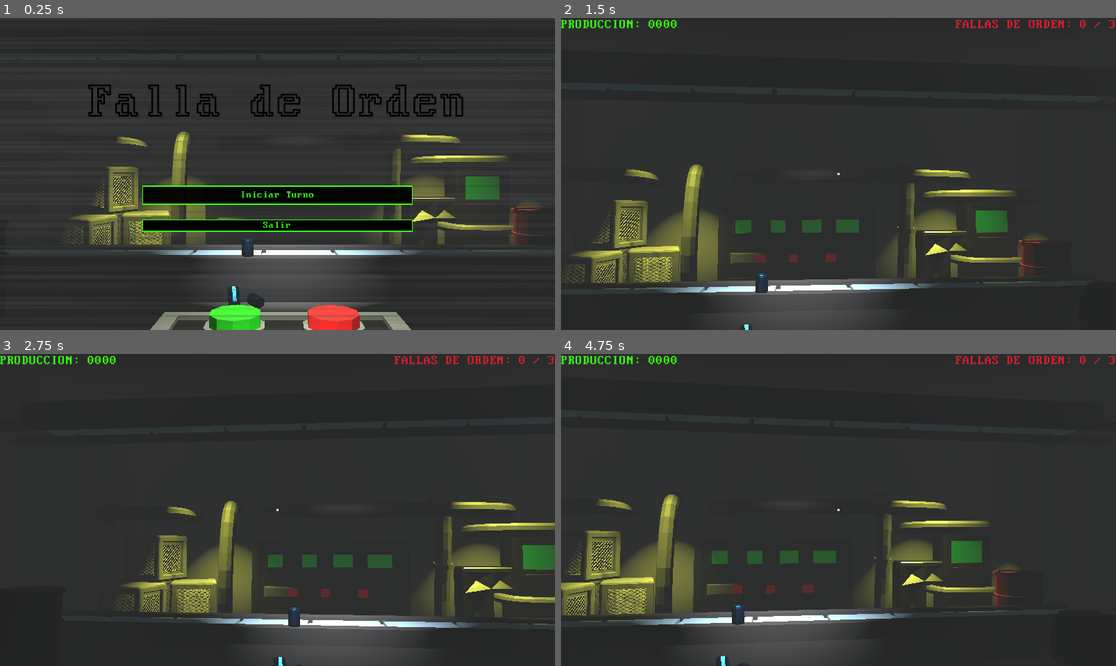
Above: before the commit, frames 1-4 (two rows, left to right).
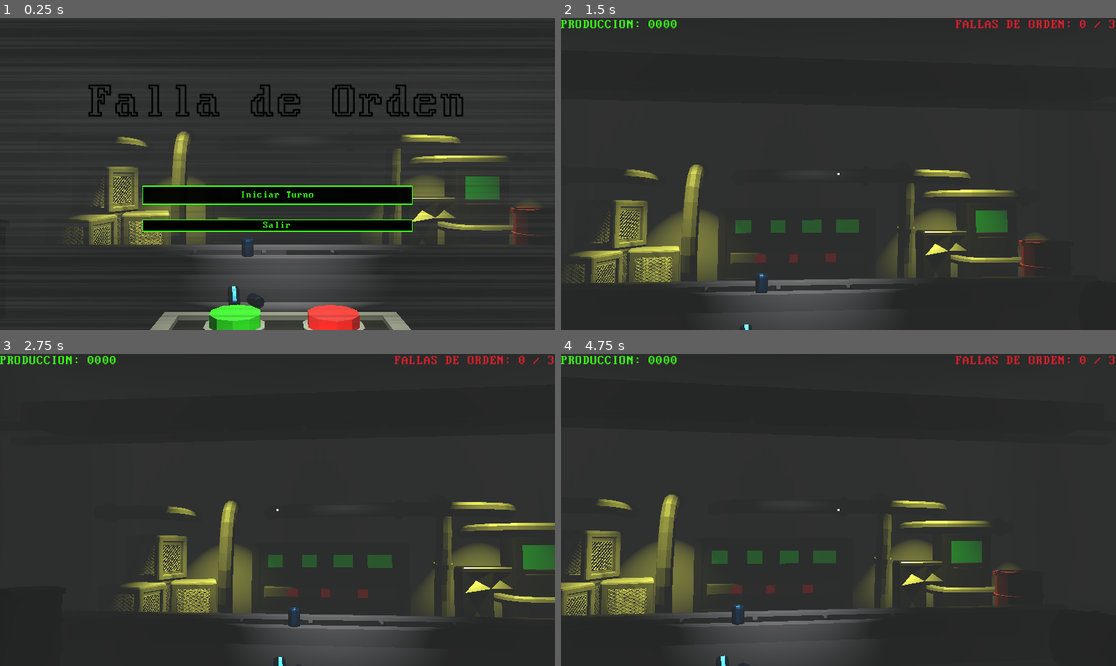
Above: after the commit, the same moments.

Repository: deffeu1/falla-de-orden
Game: Godot game, scene res://Escenas/MenuPrincipal.tscn
Two runs of this game, one before a commit and one after it. Both use one fixed random seed, a clock stepped at 60 frames per second and the inputs below.
Inputs (mouse positions are in pixels of both pictures, inside the frame that each line leads up to):
- Up to frame 1 (0.25 s): no input
- Up to frame 2 (1.5 s): click "Iniciar Turno" at 0.5 s; tap Enter at 1.25 s; move the mouse to (866, 174) at 1.27 s; click (866, 174) at 1.42 s
- Up to frame 3 (2.75 s): move the mouse to (249, 510) at 2.02 s; click (249, 510) at 2.17 s
- Up to frame 4 (4.75 s): move the mouse to (849, 503) at 2.77 s; click (849, 503) at 2.92 s; move the mouse to (832, 516) at 3.52 s; click (832, 516) at 3.67 s; move the mouse to (877, 513) at 4.27 s; click (877, 513) at 4.42 s

The runs differ from the first frame. In frame 1, 0.7% of the frame differs, in the area x 19-95%, y 74-76%; in frame 2, 0.9%; in frame 3, 0.8%; in frame 4, 0.9%, in the area x 3-82%, y 82-87%.

Commit message:
shader pa las cintas

Diff:
--- a/Escenas/main.tscn
+++ b/Escenas/main.tscn
@@ -5,7 +5,22 @@
 [ext_resource type="PackedScene" uid="uid://c1s1n8m1wbax4" path="res://Escenas/Interfaz.tscn" id="2_7xwpo"]
 [ext_resource type="Script" uid="uid://c8qrupiyd3xwk" path="res://scripts/camera_3d.gd" id="4_2ia52"]
 [ext_resource type="Script" uid="uid://cjm6gehxlkglg" path="res://scripts/luz_titilante.gd" id="4_7xwpo"]
+[ext_resource type="Shader" uid="uid://cy7wbahiw5rlk" path="res://escenarios/new_shader.gdshader" id="4_s2ilj"]
 [ext_resource type="PackedScene" uid="uid://c266dyjev36i1" path="res://escenarios/atril.glb" id="6_crgrh"]
+
+[sub_resource type="ShaderMaterial" id="ShaderMaterial_s2ilj"]
+render_priority = 0
+shader = ExtResource("4_s2ilj")
+shader_parameter/color_cinta = Color(0.05, 0.05, 0.05, 1)
+shader_parameter/velocidad = Vector2(0, 0.3)
+shader_parameter/cantidad_lineas = 20.0
+
+[sub_resource type="ShaderMaterial" id="ShaderMaterial_ktoa8"]
+render_priority = 0
+shader = ExtResource("4_s2ilj")
+shader_parameter/color_cinta = Color(0.05, 0.05, 0.05, 1)
+shader_parameter/velocidad = Vector2(0, 0.2)
+shader_parameter/cantidad_lineas = 20.0
 
 [sub_resource type="BoxShape3D" id="BoxShape3D_0kh0y"]
 size = Vector3(8.840698, 12.341339, 1)
@@ -34,6 +49,12 @@
 
 [node name="escenario fallo" parent="." unique_id=814273304 instance=ExtResource("2_0kh0y")]
 transform = Transform3D(1, 0, 0, 0, 1, 0, 0, 0, 1, -1.9758934, 1.1920929e-07, -0.6448052)
+
+[node name="Cube" parent="escenario fallo" index="5" unique_id=484036844]
+surface_material_override/1 = SubResource("ShaderMaterial_s2ilj")
+
+[node name="Cube_001" parent="escenario fallo" index="6" unique_id=2034881767]
+surface_material_override/1 = SubResource("ShaderMaterial_ktoa8")
 
 [node name="Camera3D" type="Camera3D" parent="." unique_id=1095965636]
 transform = Transform3D(-4.371139e-08, 0, 1, 0, 1, 0, -1, 0, -4.371139e-08, 26.688087, 6.8703775, 0.5858872)
@@ -131,4 +152,5 @@
 [connection signal="timeout" from="Timer" to="." method="_on_timer_timeout"]
 [connection signal="body_entered" from="ZonaFuga" to="." method="_on_zona_fuga_body_entered"]
 
+[editable path="escenario fallo"]
 [editable path="atril"]
--- /dev/null
+++ b/escenarios/new_shader.gdshader
@@ -0,0 +1,24 @@
+shader_type spatial;
+
+// Controles en el inspector
+uniform vec3 color_cinta : source_color = vec3(0.05, 0.05, 0.05); // Negro casi total
+uniform vec2 velocidad = vec2(0.0, 1.5); // Velocidad del movimiento
+uniform float cantidad_lineas = 20.0; // Cuántas líneas de textura se ven
+
+void fragment() {
+	// Desplazamos las coordenadas en base al tiempo
+	vec2 uv_movida = UV + (TIME * velocidad);
+
+	// Creamos un patrón de líneas usando una onda seno matemática basada en el movimiento
+	float patron_lineas = step(0.5, sin(uv_movida.y * cantidad_lineas));
+
+	// Mezclamos el color negro de la cinta con un tono gris oscuro usando las líneas artificiales
+	vec3 color_final = mix(color_cinta, color_cinta * 2.5, patron_lineas);
+
+	// Pasamos el color al motor
+	ALBEDO = color_final;
+
+	// Le damos un toque opaco y gastado (típico de goma de cinta vieja)
+	ROUGHNESS = 0.7;
+	SPECULAR = 0.2;
+}
Not shown, added: escenarios/new_shader.gdshader.uid
